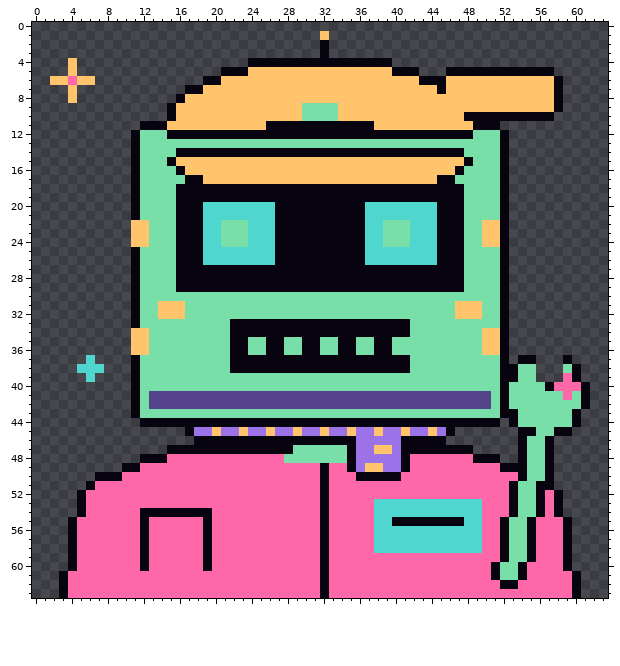
Pixel-art file: art/cast/hypno/mechanical-bust-v2.aseprite. The picture above is the old version.
64x64 pixels, 1 frame.
Now the later version:
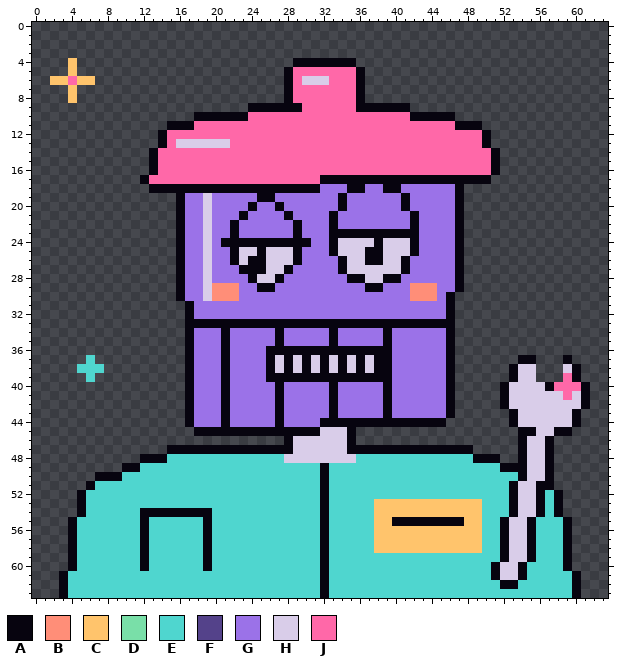
Palette (. is transparent): A #07040f  B #ff8e78  C #ffc46c  D #79dfa8  E #4fd6cf  F #54428a  G #9b72e8  H #d9cde9  J #ff68a8
Difference:
layer "prop0" added
layer "acc" removed
Changed rows in their new state; - is an unchanged pixel.
first column x 4:
 1 ----------------------------.----------------------------
 2 ----------------------------.----------------------------
 3 ----------------------------.----------------------------
 4 --------------------.....-------....---------------------
 5 -----------------.......AJJJJJJJA......---............---
 6 ---------------.........AJHHHJJJA......................--
 7 -------------...........AJJJJJJJA......................--
 8 ------------............AJJJJJJJA......................--
 9 -----------.........AAAAAAJJJJJJAAAAAA.................--
10 -----------...AAAAAAJJJJJJJJJJJJJJJJJJAAAAA...........---
11 --------...AAAJJJJJJJJJJJJJJJJJJJJJJJJJJJJJAA-..---------
12 -------...AJJJJJJJJJJJJJJJJJJJJJJJJJJJJJJJJJJJA..--------
13 -------...AJHHHHHHJJJJJJJJJJJJJJJJJJJJJJJJJJJJA..--------
14 -------..AJJJJJJJJJJJJJJJJJJJJJJJJJJJJJJJJJJJJJA.--------
15 -------..AJJJJJJJJJJJJJJJJJJJJJJJJJJJJJJJJJJJJJA.--------
16 -------..AJJJJJJJJJJJJJJJJJJJJJJJJJJJJJJJJJJJJJA.--------
17 -------.AJJJJJJJJJJJJJJJJJJJAAAAAAAAAAAAA--AAAA..--------
18 -------..AAA----------------GGG--GG--GGGGGG-.....--------
19 -------.....-GGHGGGGG--GGGGGGG-GGGGGG-GGGGG-.....--------
20 -------.....-GGHGGGGAGG-GGGGGG-GGGGGGAGGGGG-.....--------
21 -------.....-GGHGGGAGGGG-GGGG-GGGGGGGGAGGGG-.....--------
22 -------.....-GGHGGAGGGGGG-GGG-GGGGGGGGAGGGG-.....--------
23 -------.....-GGHGGAGGGGGG-GGG----AAAAAAGGGG-.....--------
24 -------.....-GGHGAAAAAA----GG-HHHHAHHHAGGGG-.....--------
25 -------.....-GGHGGAHHAHHH-GGG-HHHAAHHHAGGGG-.....--------
26 -------.....-GGHGGAHAAHHH-GGGG-HHAAHHAGGGGG-.....--------
27 -------.....-GGHGGG---HH-GGGGG-HHHHHH-GGGGG-.....--------
28 -------.....-GGHGGGG-HH-GGGGGGG--HH--GGGGGG-.....--------
29 -------.....-GGHBBBGG--GGGGGGGGGG--GGGBBBGG-.....--------
30 -------.....AGGHBBBGGGGGGGGGGGGGGGGGGGBBBGA......--------
31 -------......AGGGGGGGGGGGGGGGGGGGGGGGGGGGGA......--------
32 -------......AGGGGGGGGGGGGGGGGGGGGGGGGGGGGA......--------
33 -------......AAAAA--------------------AAAAA......--------
34 -------......AGGGAGGGGG-GGGGG-GGGGG-GGGGGGA......--------
35 -------......AGGGAGGGGG-GGGGGAGGGGG-GGGGGGA......--------
36 -------......AGGGAGGGG--AA--AA--AA--GGGGGGA......--------
37 -------......AGGGAGGGG-H-H-H-H-H-H--GGGGGGA......--------
38 -------......AGGGAGGGG-H-H-H-H-H-H--GGGGGGA......-HH---H-
39 -------......AGGGAGGGGAAAAAAAAAAAAAAGGGGGGA......-HH-----
40 -------......AGGGAGGGGGAGGGGGAGGGGGAGGGGGGA.....-HHHH----
41 -------......AGGGAGGGGGAGGGGGAGGGGGAGGGGGGA.....-HHHHHH-H
42 -------......AGGGAGGGGGAGGGGGAGGGGGAGGGGGGA.....-HHHHHHHH
43 -------......AGGGAGGGGGAGGGGGAGGGGGAGGGGGGA......-HHHHHH-
44 --------.....-GGG-GGGGG-GGGG--------------......--HHHHHH-
45 -------------.AAAAAAAAAAAAAAHHHA...........---------HH---
46 --------------..........-HHHHHH-..........---------HH----
47 -------------------------HHHHHH-AAAAA--------------HH----
48 -----------EEEEEEEEEEEEEHHHHHHHHEEEEEEEEEEEEE------HH----
49 --------EEEEEEEEEEEEEEEEEEEE-EEEEEEEEEEEEEEEEEEE---HH----
50 ------EEEEEEEEEEEEEEEEEEEEEE-EEEEEEEEEEEEEEEEEEEEE-HH----
51 ---EEEEEEEEEEEEEEEEEEEEEEEEE-EEEEEEEEEEEEEEEEEEEE-HH-----
52 --EEEEEEEEEEEEEEEEEEEEEEEEEE-EEEEEEEEEEEEEEEEEEEE-HH-E---
53 --EEEEEEEEEEEEEEEEEEEEEEEEEE-EEEEECCCCCCCCCCCCEEE-HH-E---
54 --EEEEEE--------EEEEEEEEEEEE-EEEEECCCCCCCCCCCCEEE-HH-E---
55 -EEEEEEE-EEEEEE-EEEEEEEEEEEE-EEEEECC--------CCEE-HH-EEE--
56 -EEEEEEE-EEEEEE-EEEEEEEEEEEE-EEEEECCCCCCCCCCCCEE-HH-EEE--
57 -EEEEEEE-EEEEEE-EEEEEEEEEEEE-EEEEECCCCCCCCCCCCEE-HH-EEE--
58 -EEEEEEE-EEEEEE-EEEEEEEEEEEE-EEEEECCCCCCCCCCCCEE-HH-EEE--
59 -EEEEEEE-EEEEEE-EEEEEEEEEEEE-EEEEEEEEEEEEEEEEEEE-HH-EEE--
60 -EEEEEEE-EEEEEE-EEEEEEEEEEEE-EEEEEEEEEEEEEEEEEE-HH-EEEE--
61 EEEEEEEEEEEEEEEEEEEEEEEEEEEE-EEEEEEEEEEEEEEEEEE-HH-EEEEE-
62 EEEEEEEEEEEEEEEEEEEEEEEEEEEE-EEEEEEEEEEEEEEEEEEE--EEEEEE-
63 EEEEEEEEEEEEEEEEEEEEEEEEEEEE-EEEEEEEEEEEEEEEEEEEEEEEEEEE-
Changed places in both pictures, as pixel boxes (x1, y1, x2, y2):
changed: (68, 31, 581, 598)
